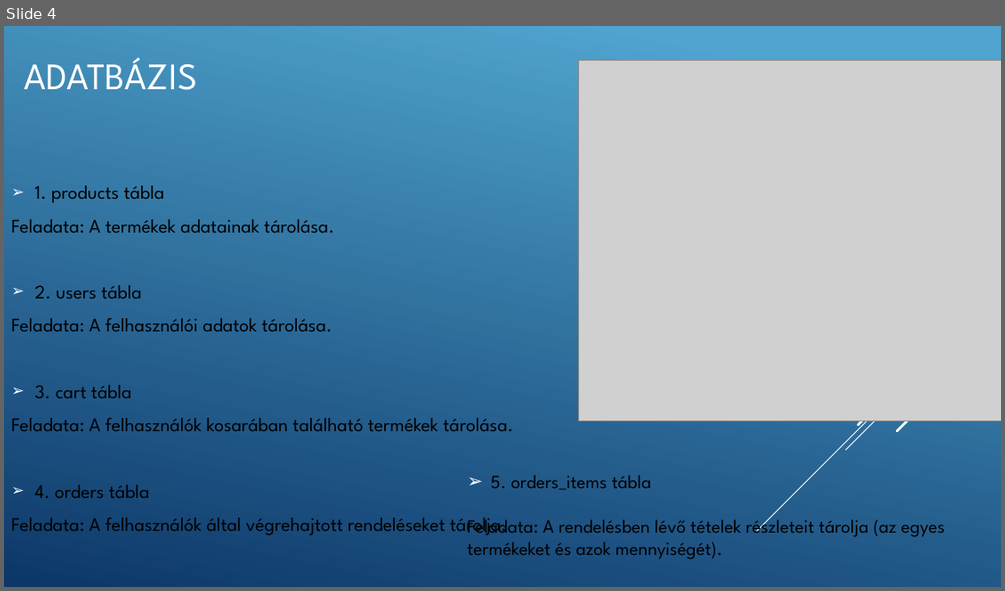
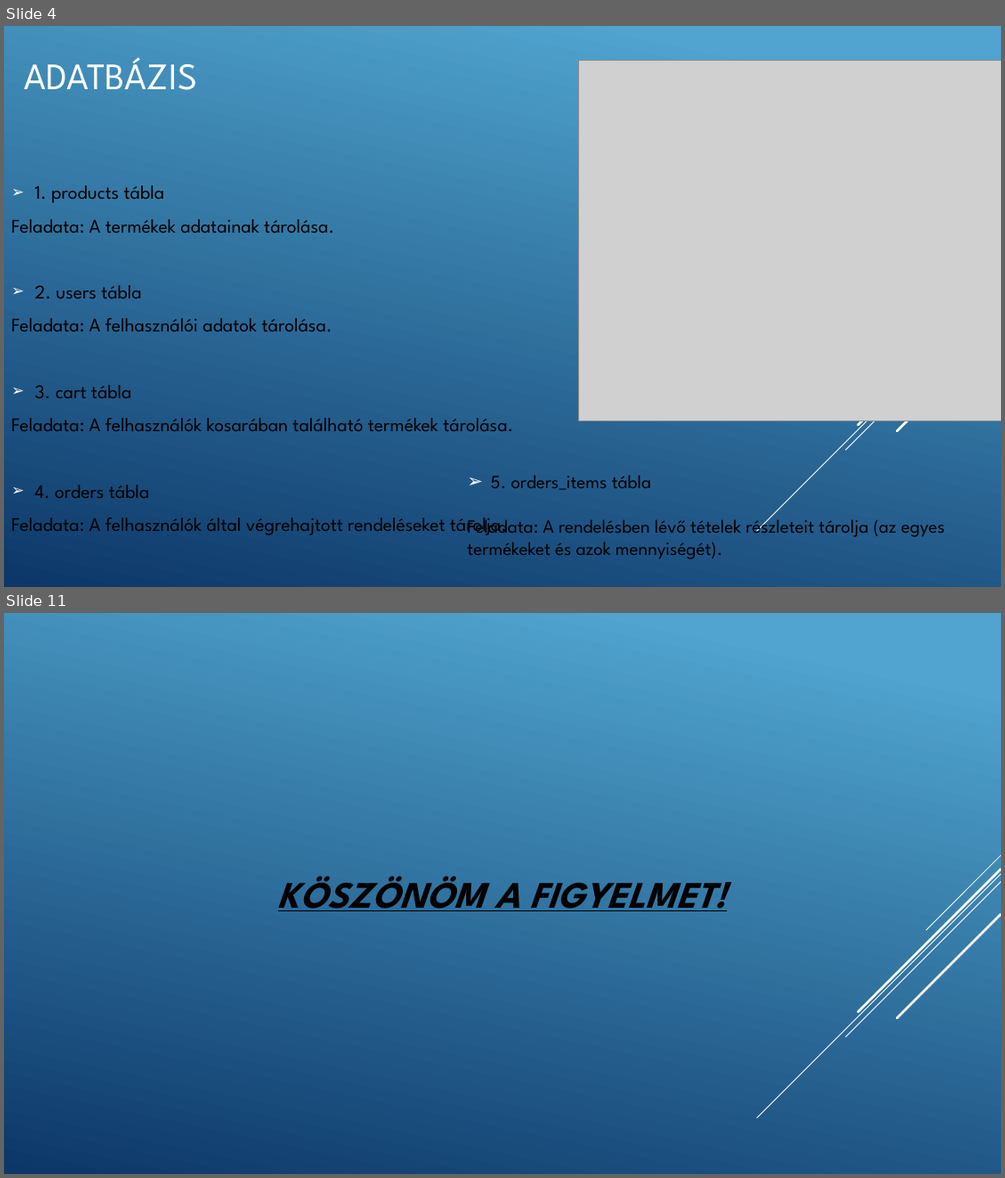
Before and after one commit to Peter-Levente/Webprog_Projekt_PeterLevente, a slide deck: VÉGLEGES PROJEKT/PROJECT/Presentation/Football Shop Webprogramozás Projekt bemutatója.pptx. Shown one above the other, each under a label of ours: slide 4 before the commit, slides 4 and 11 after it; the slides between them are not shown. The pictures are 1005x591 and 1005x1178 pixels, drawn with LibreOffice and Linux fonts; fonts in the diff are those of the drawing; grey boxes stand for pictures. Boxes give left, top, right and bottom in pixels: in the first picture for what was removed or moved away, otherwise in the second. Text is boxed around its words. In the diff, an @@ line names an element or a change of style, - is before the commit and + after.

```diff
--- a/VÉGLEGES PROJEKT/PROJECT/Presentation/Football Shop Webprogramozás Projekt bemutatója.pptx
+++ b/VÉGLEGES PROJEKT/PROJECT/Presentation/Football Shop Webprogramozás Projekt bemutatója.pptx
@@ slide 11 added at (4,613,1001,1174), background gradient #51A5CF to #0D3868; not listed: 5 template elements that a slide beside it also shows @@
@@ title added at (278,876,726,911), 36 pt, text #000000, bold, italic, underline @@
+KÖSZÖNÖM A FIGYELMET!
```
Also in this commit, not shown: 3 slides changed, 3 other slides added.
